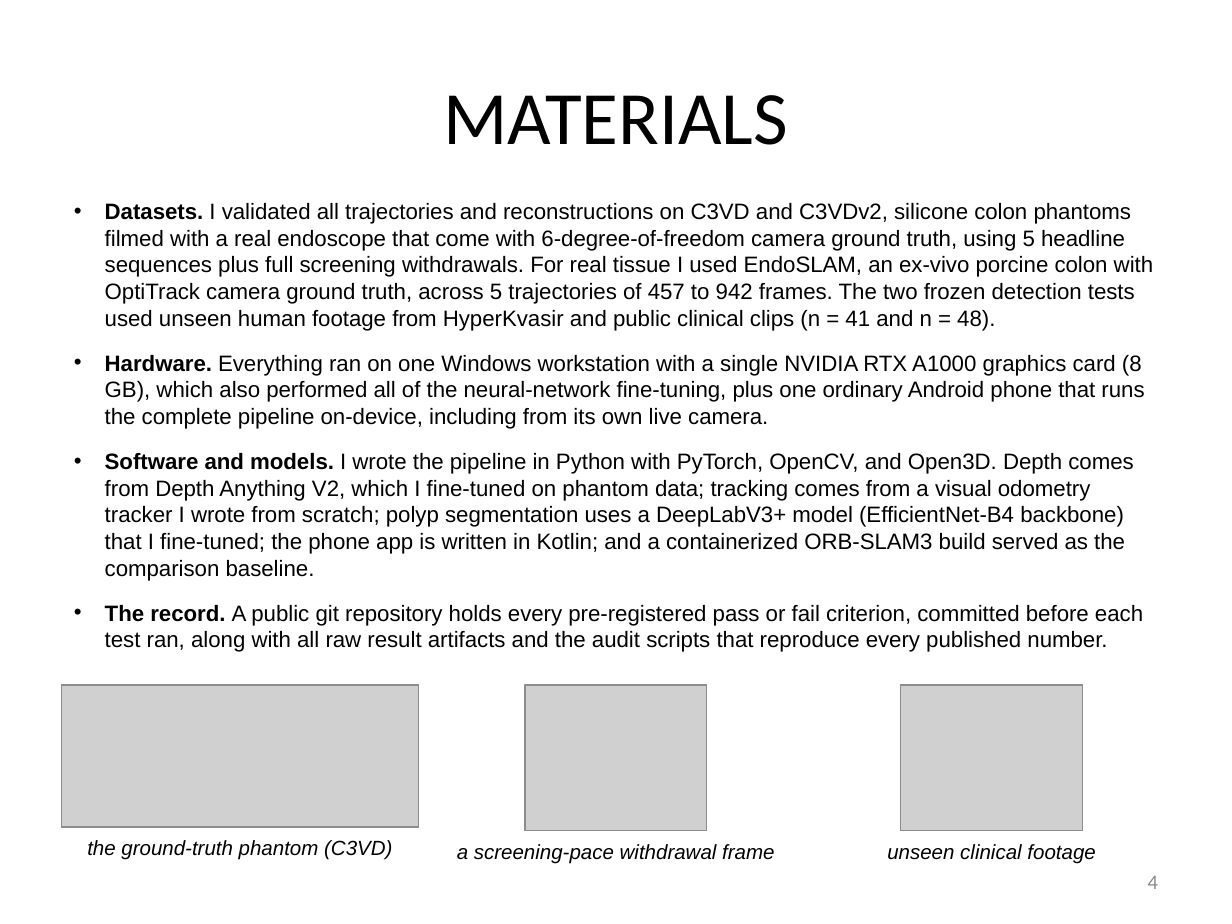
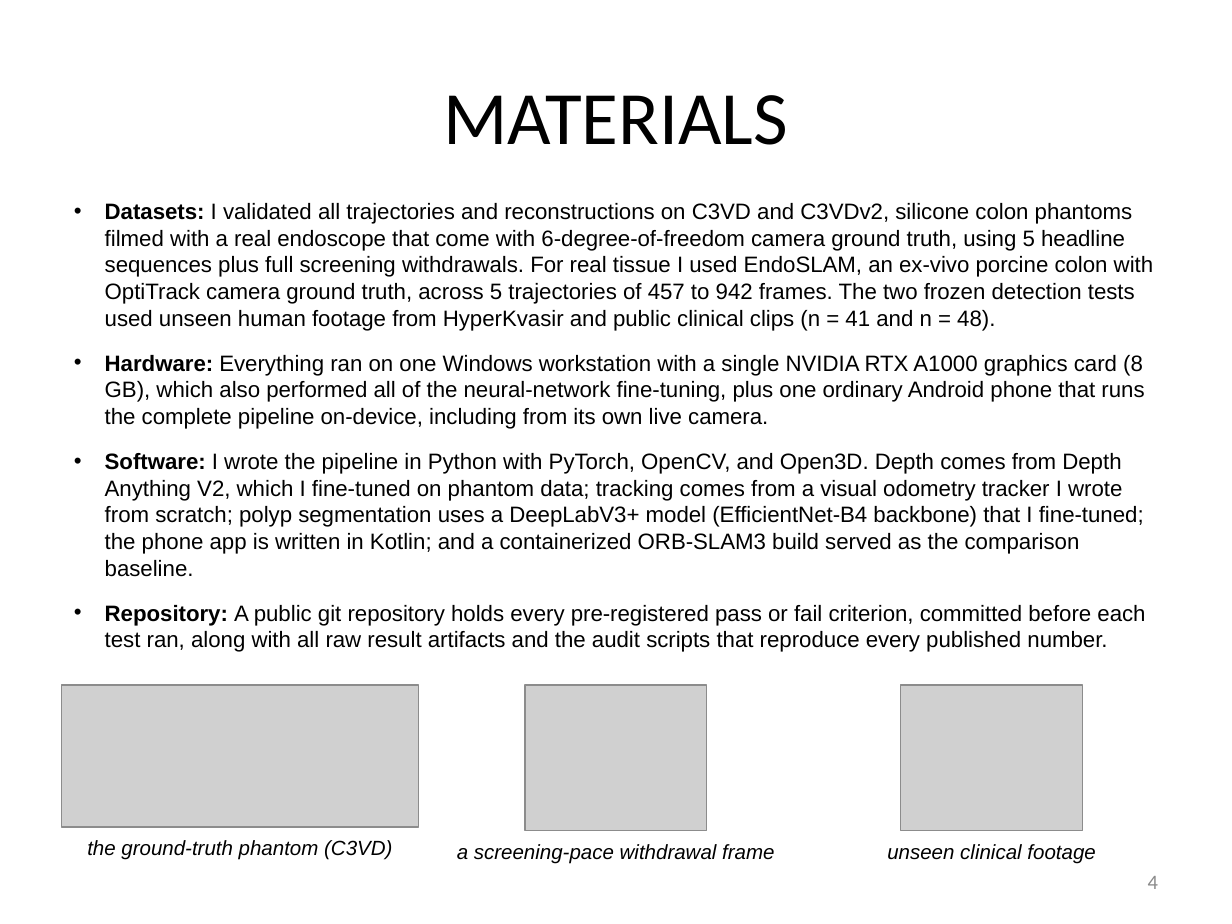
Before and after one commit to bluMoonx/EndoscopicMonocularSLAM, a slide deck: slide 4 of presentation/Argus_GSDSEF_2027_Digital_Presentation.pptx. Drawn at 1232x924 pixels with LibreOffice and Linux fonts; fonts in the diff are those of the drawing; grey boxes stand for pictures. Boxes give left, top, right and bottom in pixels: in the first picture for what was removed or moved away, otherwise in the second. Text is boxed around its words. In the diff, an @@ line names an element or a change of style, - is before the commit and + after.

Commit message:
Deck tone: plain report labels, no rhetorical phrasing
Bold lead-ins are now short labels with colons (Problem, Background,
Goal, Origin, Research question, Datasets, Hardware, Software,
Repository, Validation, Pre-registration, Iterations, Rejected
designs, Audits, Negatives, Central finding, Coverage metric, Errors,
Redesign causes, Answer, Comparison, Limitations). Flourish phrases
removed throughout the body text. Validation passes; all slides
re-rendered.

```diff
--- a/presentation/Argus_GSDSEF_2027_Digital_Presentation.pptx
+++ b/presentation/Argus_GSDSEF_2027_Digital_Presentation.pptx
@@ text at [105, 203, 1154, 652]: text changed @@
-• Datasets. I validated all trajectories and reconstructions on C3VD and C3VDv2, silicone colon phantoms filmed with a real endoscope that come with 6-degree-of-freedom camera ground truth, using 5 headline sequences plus full screening withdrawals. For real tissue I used EndoSLAM, an ex-vivo porcine colon with OptiTrack camera ground truth, across 5 trajectories of 457 to 942 frames. The two frozen detection tests used unseen human footage from HyperKvasir and public clinical clips (n = 41 and n = 48).
-• Hardware. Everything ran on one Windows workstation with a single NVIDIA RTX A1000 graphics card (8 GB), which also performed all of the neural-network fine-tuning, plus one ordinary Android phone that runs the complete pipeline on-device, including from its own live camera.
-• Software and models. I wrote the pipeline in Python with PyTorch, OpenCV, and Open3D. Depth comes from Depth Anything V2, which I fine-tuned on phantom data; tracking comes from a visual odometry tracker I wrote from scratch; polyp segmentation uses a DeepLabV3+ model (EfficientNet-B4 backbone) that I fine-tuned; the phone app is written in Kotlin; and a containerized ORB-SLAM3 build served as the comparison baseline.
-• The record. A public git repository holds every pre-registered pass or fail criterion, committed before each test ran, along with all raw result artifacts and the audit scripts that reproduce every published number.
+• Datasets: I validated all trajectories and reconstructions on C3VD and C3VDv2, silicone colon phantoms filmed with a real endoscope that come with 6-degree-of-freedom camera ground truth, using 5 headline sequences plus full screening withdrawals. For real tissue I used EndoSLAM, an ex-vivo porcine colon with OptiTrack camera ground truth, across 5 trajectories of 457 to 942 frames. The two frozen detection tests used unseen human footage from HyperKvasir and public clinical clips (n = 41 and n = 48).
+• Hardware: Everything ran on one Windows workstation with a single NVIDIA RTX A1000 graphics card (8 GB), which also performed all of the neural-network fine-tuning, plus one ordinary Android phone that runs the complete pipeline on-device, including from its own live camera.
+• Software: I wrote the pipeline in Python with PyTorch, OpenCV, and Open3D. Depth comes from Depth Anything V2, which I fine-tuned on phantom data; tracking comes from a visual odometry tracker I wrote from scratch; polyp segmentation uses a DeepLabV3+ model (EfficientNet-B4 backbone) that I fine-tuned; the phone app is written in Kotlin; and a containerized ORB-SLAM3 build served as the comparison baseline.
+• Repository: A public git repository holds every pre-registered pass or fail criterion, committed before each test ran, along with all raw result artifacts and the audit scripts that reproduce every published number.
```
Also in this commit, not shown: 6 other slides changed, 1 other file.
